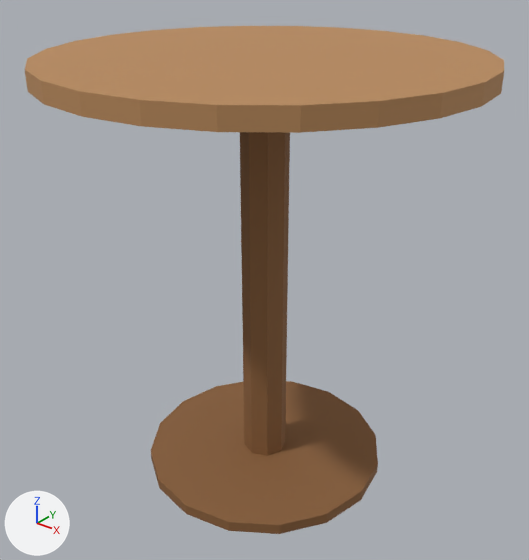
One commit to the glTF model dist/web/modelos/mesa_copa_redonda.glb: the scene before it, then after it.
The view is the same before and after, from a 50 mm lens placed at (0.717, -0.897, 0.927), pointed at (0.0, -0.002, 0.372). The axes (+X, +Y, +Z) are drawn at lower left. The lights are the same throughout. The older version comes first. Vertices at exactly the same position are counted once.

Names of what the first picture shows: 'mesa_copa_redonda'.
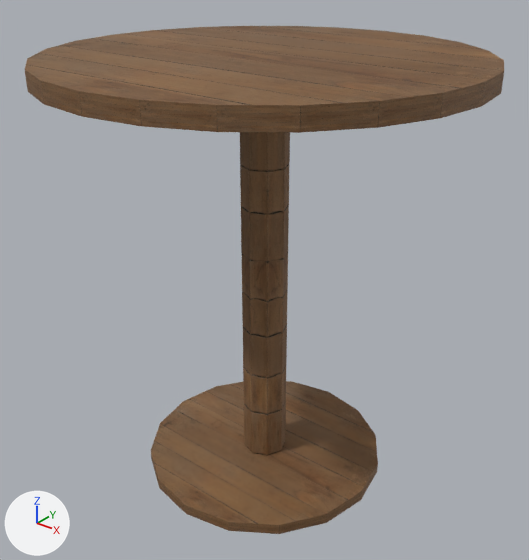
What changed in the scene script:
```text
Add img_wood_planks_diffuse:
    img_wood_planks_diffuse = load_image('wood_planks_diffuse', '_unpacked/wood_planks_diffuse', 2048, 2048, 'sRGB')
Add img_wood_planks_roughness_metallic_roughness:
    img_wood_planks_roughness_metallic_roughness = load_image('wood_planks_roughness_metallic_roughness', '_unpacked/wood_planks_roughness_metallic_roughness', 2048, 2048, 'Non-Color')
Add img_wood_planks_normal:
    img_wood_planks_normal = load_image('wood_planks_normal', '_unpacked/wood_planks_normal', 2048, 2048, 'Non-Color')
Change mat_madeira_escura:
    remove # nodes: BsdfPrincipled, OutputMaterial
    remove # colours: brown #8a6039
    nodes: BsdfPrincipled, Math x2, NormalMap, OutputMaterial, SeparateColor, TexImage x3
    uses the picture img_wood_planks_diffuse
    uses the picture img_wood_planks_normal
    uses the picture img_wood_planks_roughness_metallic_roughness
Change mat_madeira:
    remove # nodes: BsdfPrincipled, OutputMaterial
    remove # colours: orange #b98a5b
    nodes: BsdfPrincipled, Math x2, NormalMap, OutputMaterial, SeparateColor, TexImage x3
    uses the picture img_wood_planks_diffuse
    uses the picture img_wood_planks_normal
    uses the picture img_wood_planks_roughness_metallic_roughness
Change me_mesa_copa_redonda:
    where me_mesa_copa_redonda.from_pydata(...)  # 96 vertices, 180 faces; spans x -0.35..0.35, y -0.35..0.35, z 0.0..0.75
    used by ob_mesa_copa_redonda; location = (0.0, 0.0, 0.0)
    me_mesa_copa_redonda part 1: texture (UV) coordinates changed
```

Pixel boxes (x1, y1, x2, y2) of what changed, in the pictures (529 x 560 px):
'mesa_copa_redonda', surface changed (darker): (25, 26, 504, 534) in both
